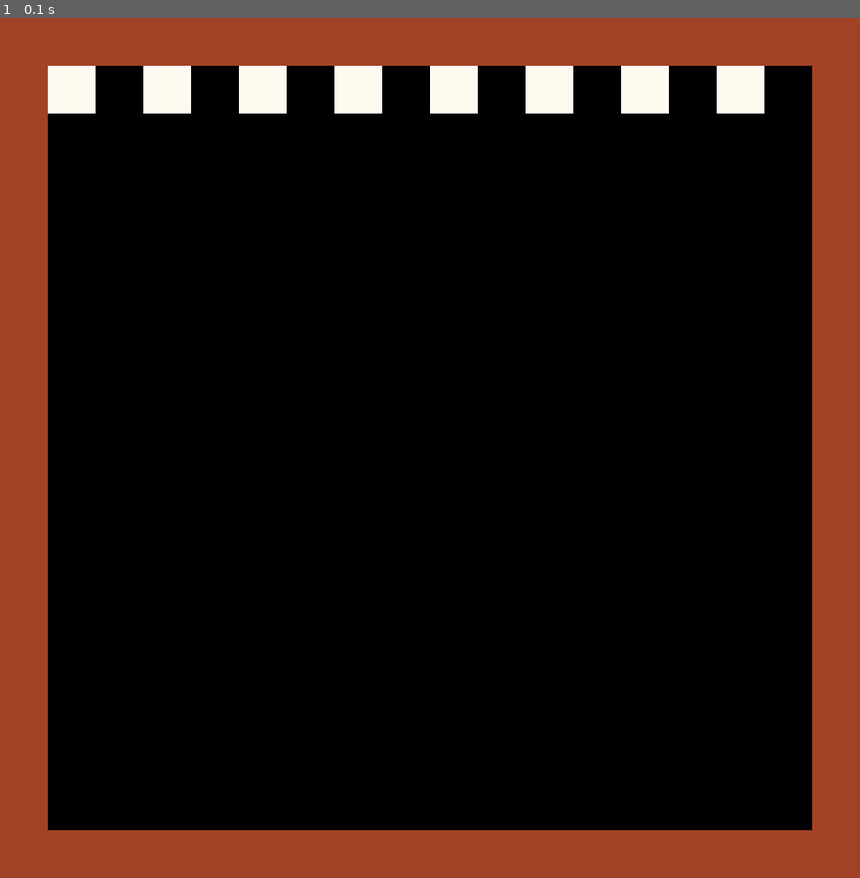
Above: before the commit, frame 1.
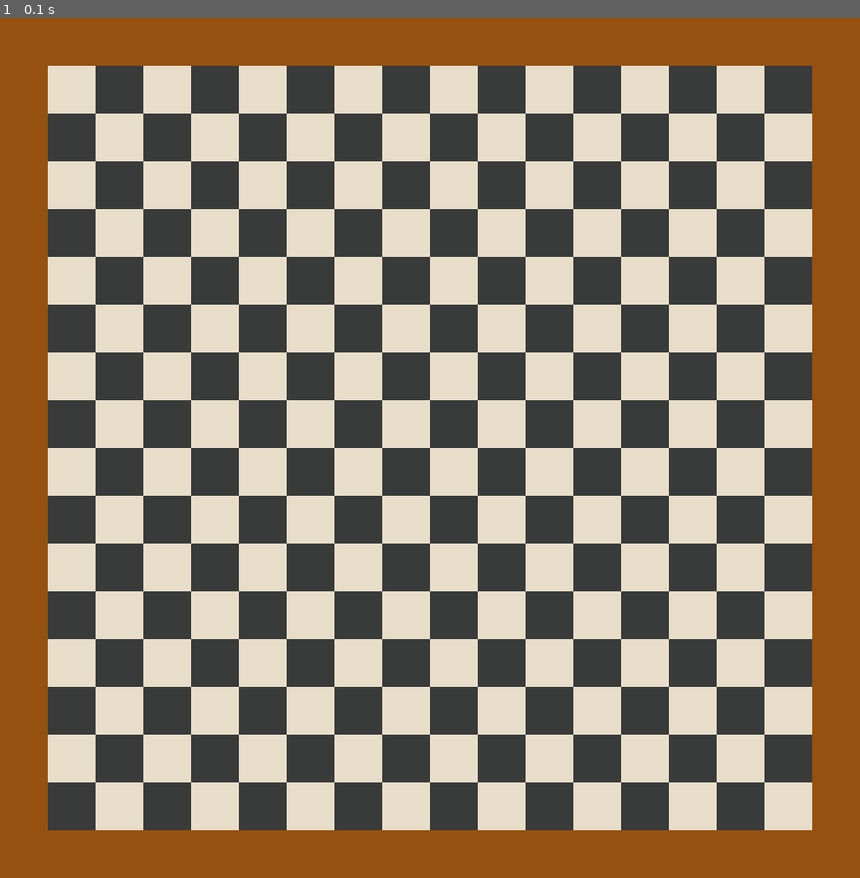
Above: after the commit, the same moment.

Repository: jgerstein/FinalProject18
Game: pygame game, started from grid.py
The game is run twice, just before and just after one commit, with the same random seed, the same clock (stepped at 60 frames per second) and the same inputs.
Inputs:
- Up to frame 1 (0.1 s): no input

The runs differ from the first frame. In frame 1, 79% of the frame differs, in the area x 5-95%, y 5-95%.

Commit message:
"added chessboard images and loaded that into grid"

Diff:
--- a/grid.py
+++ b/grid.py
@@ -3,22 +3,15 @@
 pygame.init()
 screen = pygame.display.set_mode((900,900))
 clock = pygame.time.Clock()
+chessboard = pygame.image.load("chessboard.png")
 done = False
 
 while not done:
     for event in pygame.event.get():
         if event.type == pygame.QUIT:
             done = True
-    pygame.draw.rect(screen, (161, 66, 38), pygame.Rect(0, 0, 900, 900))
-    pygame.draw.rect(screen, (0, 0, 0), pygame.Rect(50, 50, 800, 800))
-    pygame.draw.rect(screen, (255,250,240), pygame.Rect(50, 50, 50, 50))
-    pygame.draw.rect(screen, (255,250,240), pygame.Rect(150, 50, 50, 50))
-    pygame.draw.rect(screen, (255,250,240), pygame.Rect(250, 50, 50, 50))
-    pygame.draw.rect(screen, (255,250,240), pygame.Rect(350, 50, 50, 50))
-    pygame.draw.rect(screen, (255,250,240), pygame.Rect(450, 50, 50, 50))
-    pygame.draw.rect(screen, (255,250,240), pygame.Rect(550, 50, 50, 50))
-    pygame.draw.rect(screen, (255,250,240), pygame.Rect(650, 50, 50, 50))
-    pygame.draw.rect(screen, (255,250,240), pygame.Rect(750, 50, 50, 50))
+
+    screen.blit(chessboard, (0,0))
 
     pygame.display.flip()
     clock.tick(60)
Binary file added: chessboard.png
Not shown, added: chessboard.svg
